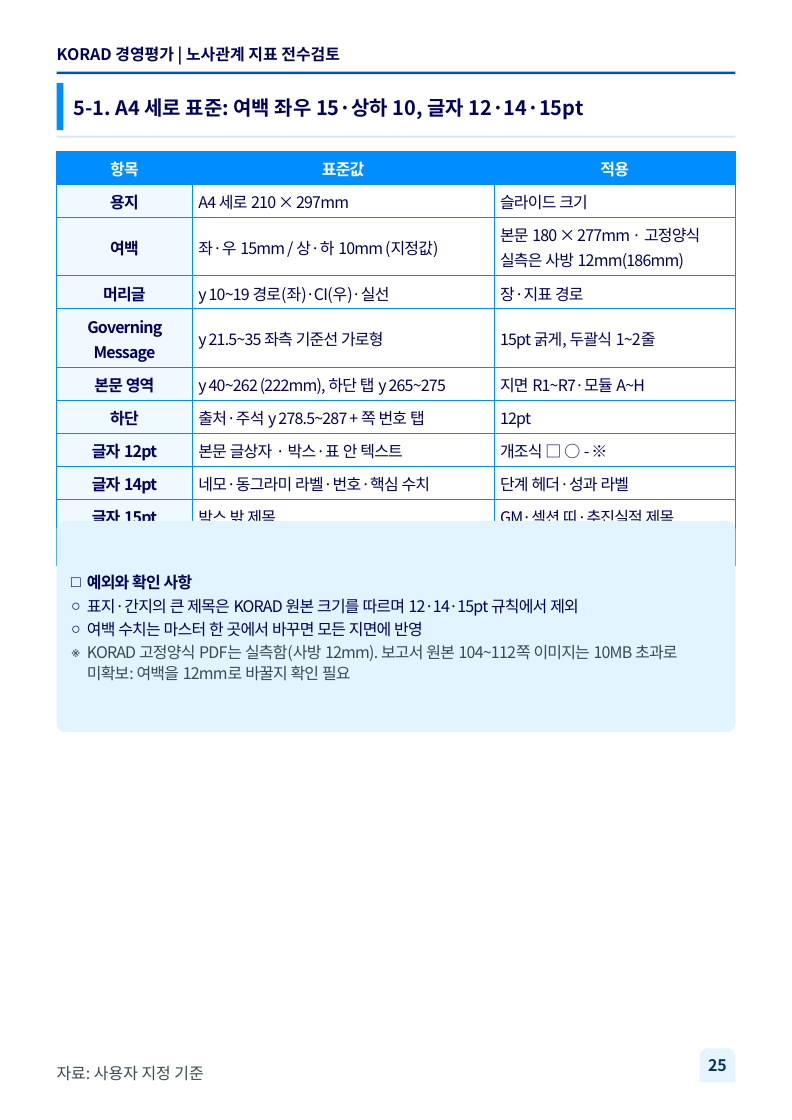
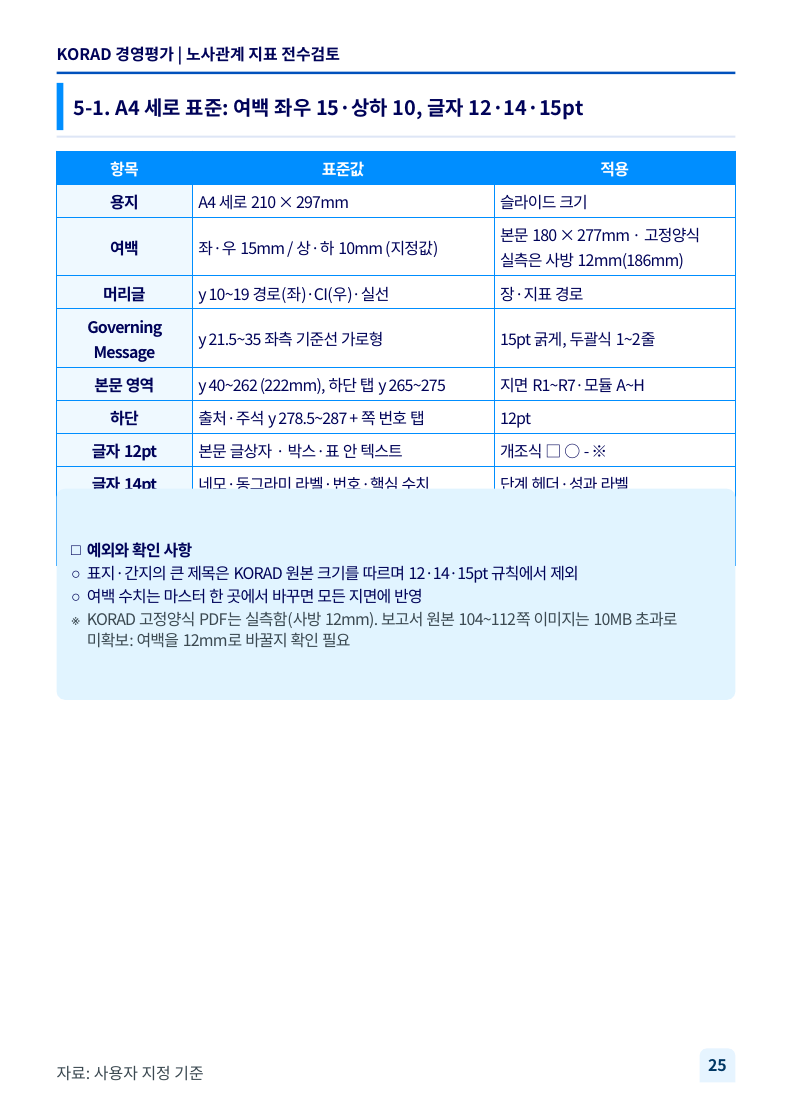
Before and after one commit to khjlsi-creator/claude, a slide deck: slide 25 of korad-경영평가-ppt/KORAD_경영평가_노사관계_A4세로.pptx. Drawn at 792x1120 pixels with LibreOffice and Linux fonts; fonts in the diff are those of the drawing; background and template pictures are left out. Boxes give left, top, right and bottom in pixels: in the first picture for what was removed or moved away, otherwise in the second. Text is boxed around its words. In the diff, an @@ line names an element or a change of style, - is before the commit and + after.

```diff
--- a/korad-경영평가-ppt/KORAD_경영평가_노사관계_A4세로.pptx
+++ b/korad-경영평가-ppt/KORAD_경영평가_노사관계_A4세로.pptx
@@ table: place and size @@
-table at [57,150,735,525]
+table at [57,150,735,562]
@@ rounded rectangle "예외와 확인 사항": place and size @@
-rounded rectangle "예외와 확인 사항" at [57,521,735,732]
+rounded rectangle "예외와 확인 사항" at [57,488,735,699]
```
Also in this commit, not shown: 6 other slides changed, 5 slides added, 6 other files.
